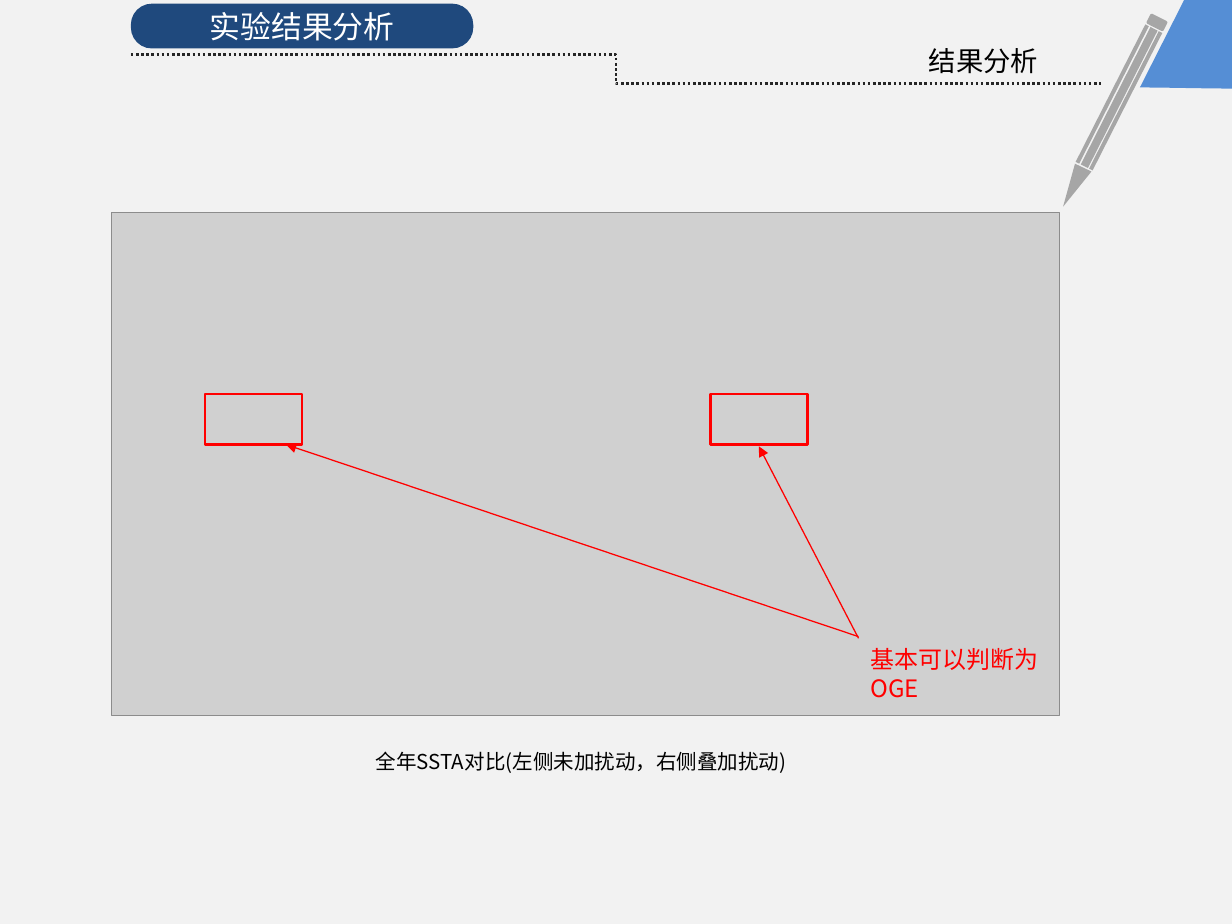
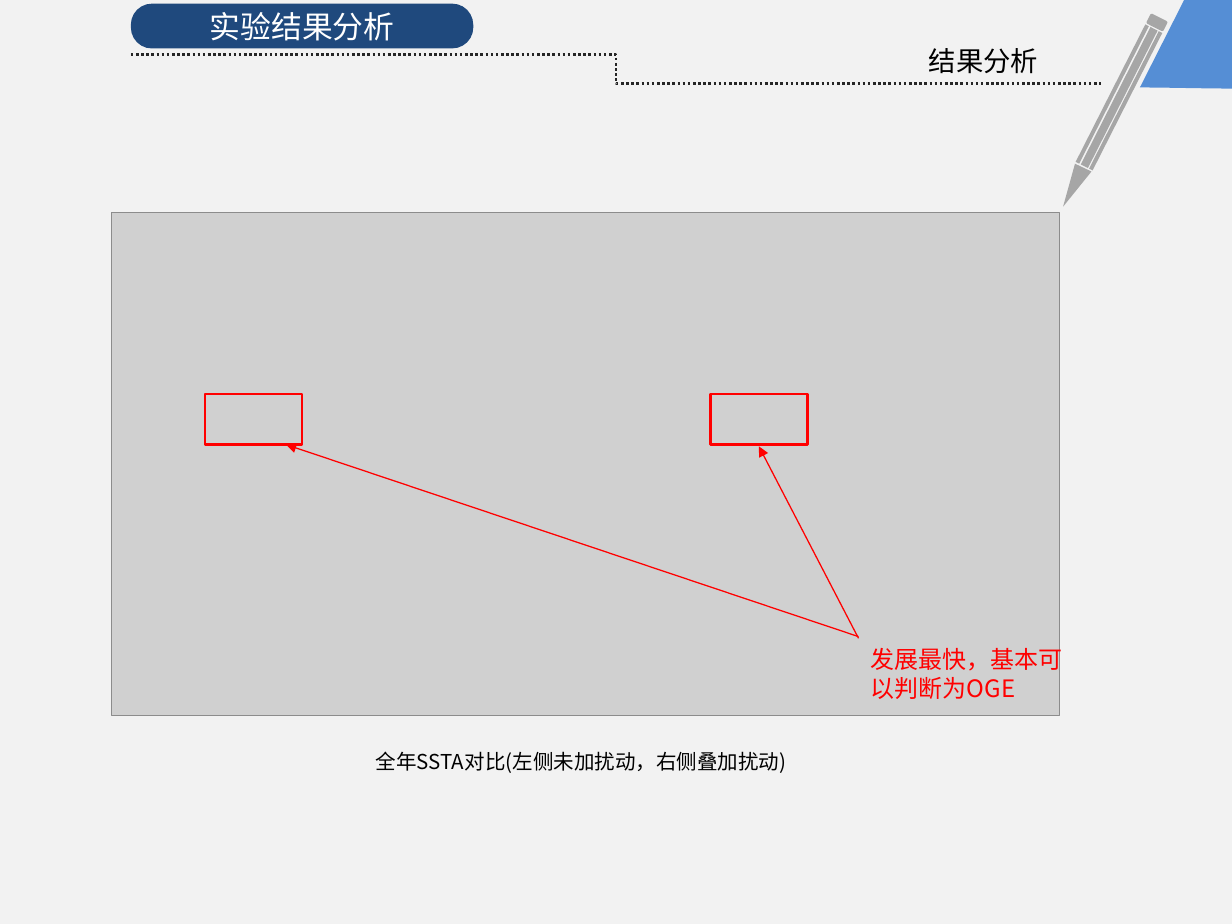
Before and after one commit to KrisCheng/GraduationDesign, a slide deck: slide 20 of FinalPaper/毕业答辩.pptx (slide 19 before the commit). Drawn at 1232x924 pixels with LibreOffice and Linux fonts; fonts in the diff are those of the drawing; grey boxes stand for pictures. Boxes give left, top, right and bottom in pixels: in the first picture for what was removed or moved away, otherwise in the second. Text is boxed around its words. In the diff, an @@ line names an element or a change of style, - is before the commit and + after.

```diff
--- a/FinalPaper/毕业答辩.pptx
+++ b/FinalPaper/毕业答辩.pptx
@@ text at [871,644,1063,699]: text changed @@
-基本可以判断为OGE
+发展最快，基本可以判断为OGE
```
Also in this commit, not shown: 4 other slides changed, 1 slide added, 1 other file.
